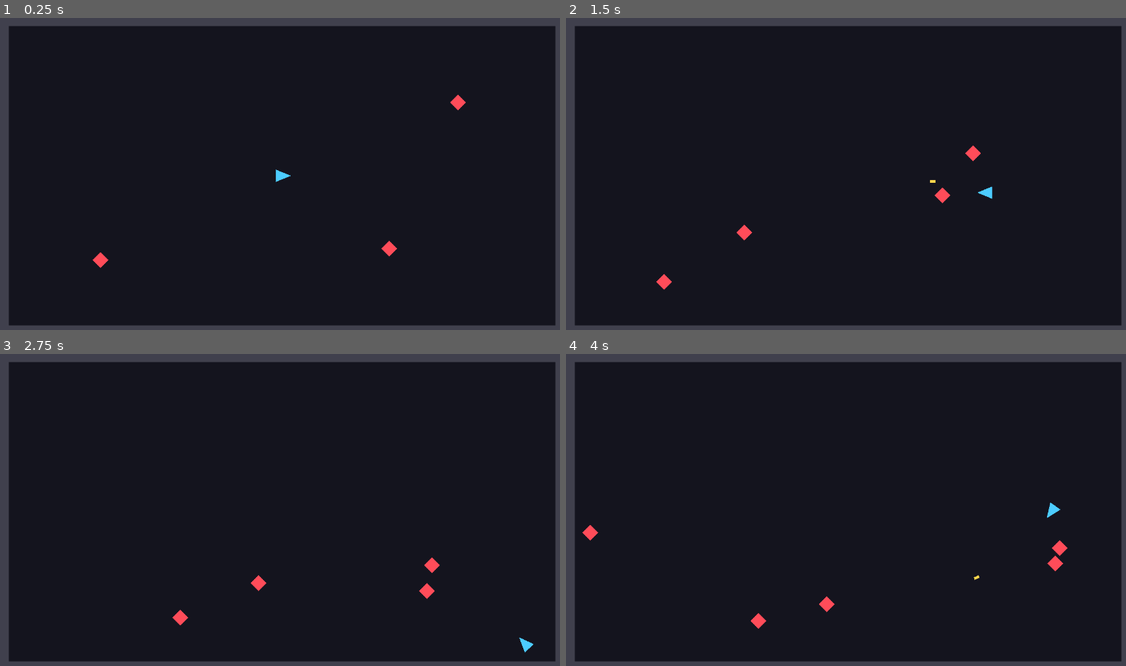
Above: before the commit, frames 1-4 (two rows, left to right).
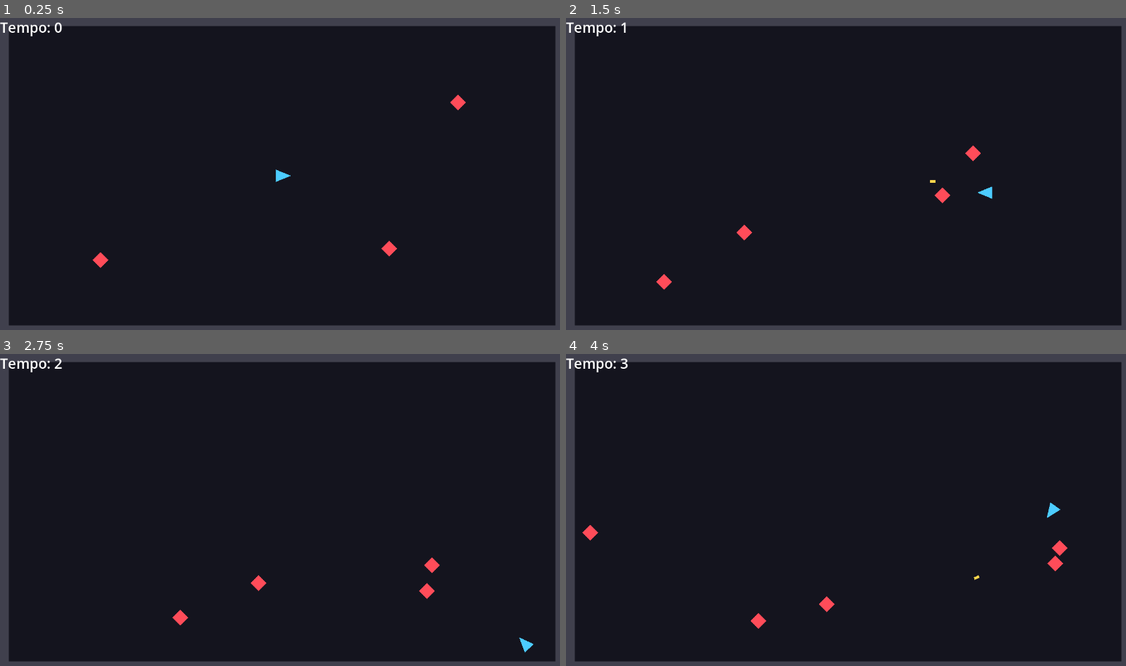
Above: after the commit, the same moments.

Repository: levyhnunes/godot-arena
Game: Godot game, scene res://scenes/main.tscn
Same seed, same stepped clock (60 frames per second), same inputs: the game is played once before the commit and once after it.
Inputs (mouse positions are in pixels of both pictures, inside the frame that each line leads up to):
- Up to frame 1 (0.25 s): no input
- Up to frame 2 (1.5 s): move the mouse to (974, 158) at 0.52 s; hold D (move_right) 0.53-1.28 s; click (974, 158) at 0.6 s; move the mouse to (734, 192) at 1.27 s; hold S (move_down) from 1.28 s (still down); click (734, 192) at 1.35 s
- Up to frame 3 (2.75 s): move the mouse to (336, 441) at 2.02 s; release S (move_down) at 2.03 s; hold D (move_right) from 2.03 s (still down); click (336, 441) at 2.1 s
- Up to frame 4 (4 s): move the mouse to (818, 575) at 2.77 s; release D (move_right) at 2.78 s; hold W (move_up) 2.78-3.53 s; click (818, 575) at 2.85 s; move the mouse to (1019, 559) at 3.52 s; hold A (move_left) from 3.53 s (still down); click (1019, 559) at 3.6 s

The runs differ from the first frame. In frame 1, 0.2% of the frame differs, in the area x 0-12%, y 1-6%; in frame 2, 0.2%; in frame 3, 0.2%; in frame 4, 0.2%.

Commit message:
Aula 6: HUD com tempo sobrevivido
Co-Authored-By: Claude Opus 5.5 <noreply@anthropic.com>

Diff:
--- a/scenes/main.tscn
+++ b/scenes/main.tscn
@@ -59,4 +59,12 @@
 [node name="Timer" type="Timer" parent="." unique_id=641268241]
 autostart = true
 
+[node name="HUD" type="CanvasLayer" parent="." unique_id=1722484226]
+
+[node name="ScoreLabel" type="Label" parent="HUD" unique_id=1134982343]
+offset_right = 40.0
+offset_bottom = 23.0
+theme_override_font_sizes/font_size = 32
+text = "0"
+
 [connection signal="timeout" from="Timer" to="." method="_on_timer_timeout"]
--- a/scripts/main.gd
+++ b/scripts/main.gd
@@ -2,6 +2,7 @@
 
 const ENEMY = preload("res://scenes/enemy.tscn")
 
+var score: float = 0.0
 
 # Called when the node enters the scene tree for the first time.
 func _ready() -> void:
@@ -10,7 +11,8 @@
 
 # Called every frame. 'delta' is the elapsed time since the previous frame.
 func _process(delta: float) -> void:
-	pass
+	score += delta
+	$HUD/ScoreLabel.text = "Tempo: %d" % score
 
 
 func _on_timer_timeout() -> void:
